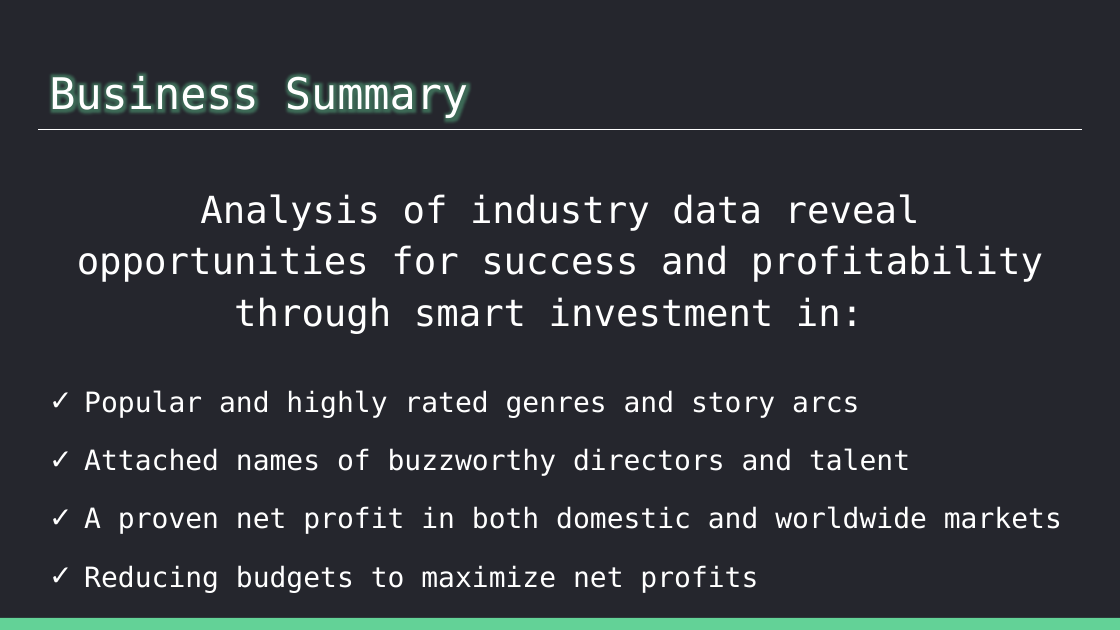
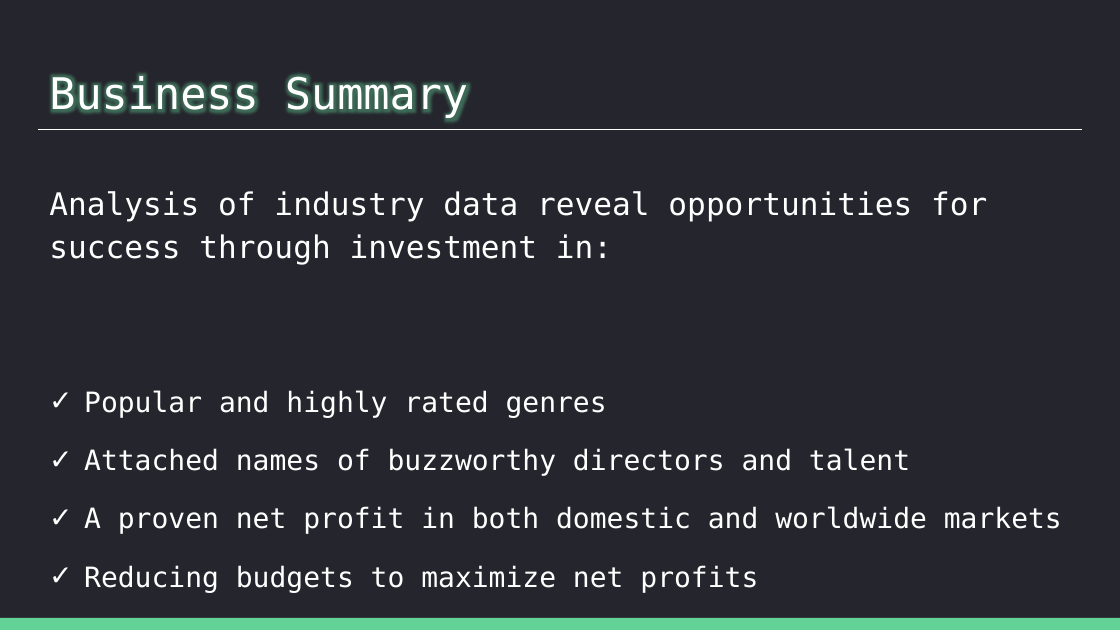
Before and after one commit to patrick-anastasio/Flatiron_DSC-Phase1_Project, a slide deck: slide 2 of Slide Deck.pptx. Drawn at 1120x630 pixels with LibreOffice and Linux fonts; fonts in the diff are those of the drawing. Boxes give left, top, right and bottom in pixels: in the first picture for what was removed or moved away, otherwise in the second. Text is boxed around its words. In the diff, an @@ line names an element or a change of style, - is before the commit and + after.

Commit message:
edited slide deck, edited data coding

```diff
--- a/Slide Deck.pptx
+++ b/Slide Deck.pptx
@@ text at <box>49,191,987,265</box>: text changed; size 24 to 20 pt @@
-Analysis of industry data reveal opportunities for success and profitability through smart investment in:
+Analysis of industry data reveal opportunities for success through investment in:
@@ text at <box>84,390,607,418</box>: text changed @@
-✓ Popular and highly rated genres and story arcs
+✓ Popular and highly rated genres
```
Also in this commit, not shown: 1 other file.
